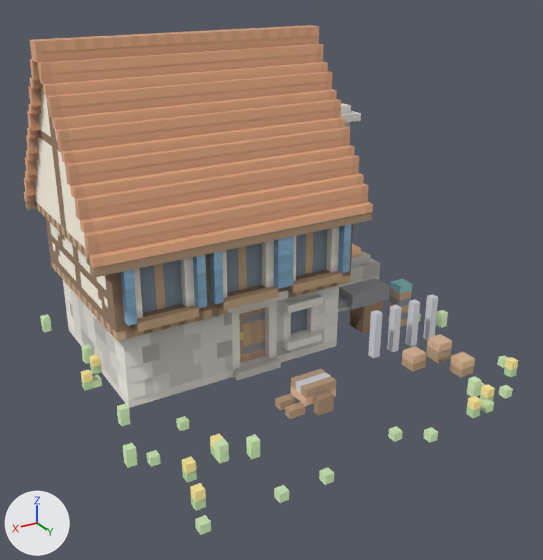
The glTF model client/public/models/toolmaker.glb, before and after one commit.
The view is the same before and after, from a camera (50 mm lens) standing at (3.58, 5.9, 3.81) and looking at (0.18, 0.24, 0.98). The lights are fixed; the arrows at lower left show +X, +Y and +Z. The older version comes first. Where no turn or scale is listed for an object, it has been applied to the vertices. Vertices at exactly the same position are counted once.

Before the edit, the objects in view are built like this:
```python
me_toolmaker = bpy.data.meshes.new('toolmaker')
me_toolmaker.from_pydata(...)  # 3121 vertices, 4616 faces; spans x -2.0..2.0, y -1.92..2.0, z 0.0..3.17
me_toolmaker.materials.append(mat_palette)
ob_toolmaker = bpy.data.objects.new('toolmaker', me_toolmaker)
ob_toolmaker.location = (0.0, 0.0, 0.0)
```
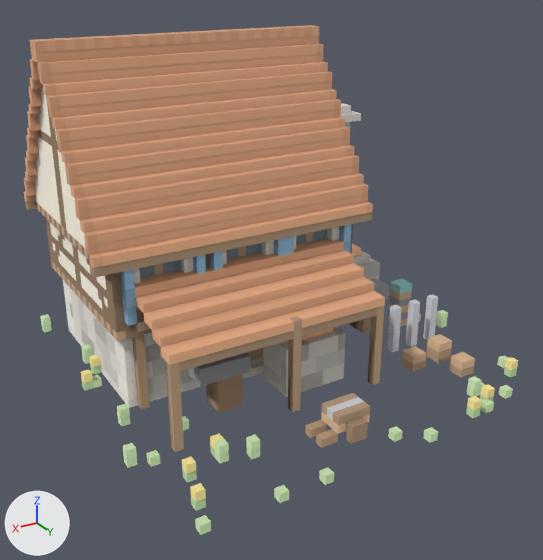
What differs and where, as boxes [x1, y1, x2, y2] in the pictures (543 x 560 px):
part 1 of me_toolmaker, added (beige)
    after: [305, 393, 370, 448]
part 2 of me_toolmaker, added
    after: [189, 352, 250, 386]
part 3 of me_toolmaker, added (brown)
    after: [206, 374, 243, 413]
part 4 of me_toolmaker, built on
    before: [275, 369, 336, 419]
    after: [123, 230, 385, 452]
part 5 of me_toolmaker, recoloured
    both: [129, 235, 350, 394]

The edits, one by one:
me_toolmaker is used by ob_toolmaker; location (0.0, 0.0, 0.0).
me_toolmaker had 3121 vertices, 4616 faces and spanned x -2.0..2.0, y -1.92..2.0, z 0.0..3.17.
me_toolmaker now has 3497 vertices, 5156 faces and spans x -2.0..2.0, y -1.92..2.0, z 0.0..3.17.
me_toolmaker part 1: the loose piece of 72 vertices spanning x 0.0..0.5, y 0.75..1.17, z 0.0..0.25 is copied, and the copy is moved by (0.0, 0.5, 0.0); it spans x 0.0..0.5, y 1.25..1.67, z 0.0..0.25.
me_toolmaker part 2: the loose piece of 8 vertices spanning x 1.75..1.83, y 1.0..1.08, z 0.0..0.08 is copied, and the copy is scaled about its middle by (6, 3, 2), then moved by (-0.87, -0.5, 0.38); it spans x 0.67..1.17, y 0.42..0.67, z 0.33..0.5.
me_toolmaker part 3: the loose piece of 20 vertices spanning x -1.33..-1.08, y -0.17..0.08, z 0.0..0.33 is copied, and the copy is moved by (2.08, 0.58, 0.0); it spans x 0.75..1.0, y 0.42..0.67, z 0.0..0.33.
me_toolmaker part 4: 2 vertices moved from x 0.25..0.42, y 0.75..0.92, z 0.08 to x -0.08..0.42, y 0.75..0.92, z 0.0..0.67; 64 vertices removed from x 0.0..0.5, y 0.75..1.17, z 0.0..0.25; 340 vertices added at x -0.58..1.58, y 0.17..1.0, z 0.0..1.25.
me_toolmaker part 5: 98 kept faces spanning x -0.67..1.67, y 0.17..0.33, z 0.08..1.33 get new vertex colours.
